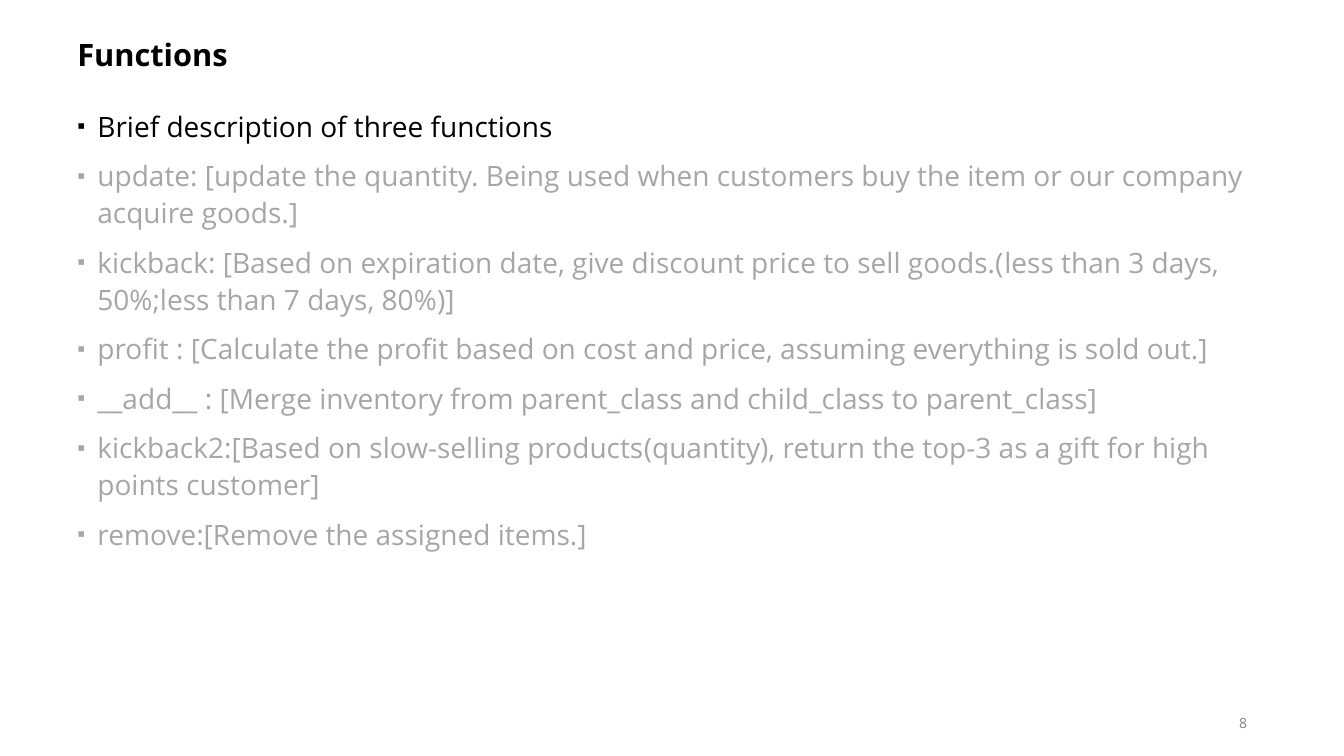
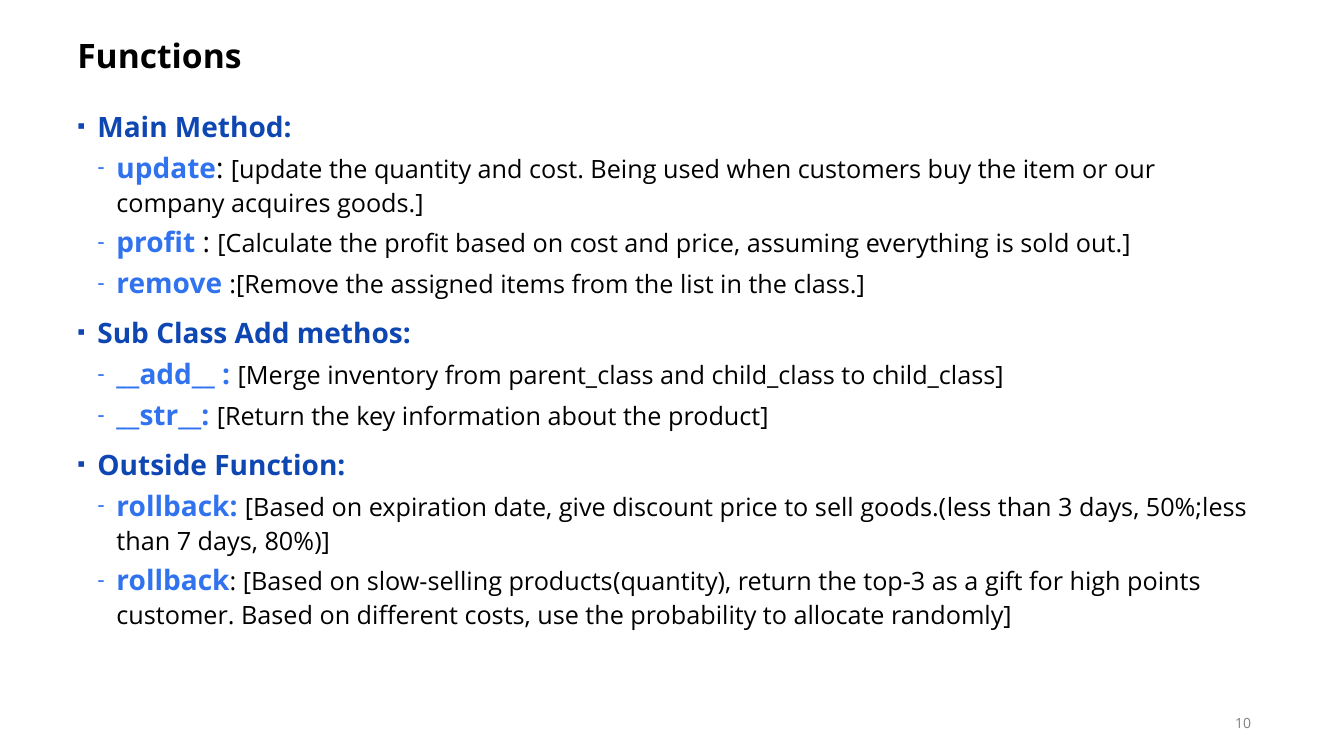
Before and after one commit to Data533-Group-3/Project, a slide deck: slide 10 of Presentation_Group3.pptx (slide 8 before the commit). Drawn at 1344x756 pixels with LibreOffice and Linux fonts; fonts in the diff are those of the drawing. Boxes give left, top, right and bottom in pixels: in the first picture for what was removed or moved away, otherwise in the second. Text is boxed around its words. In the diff, an @@ line names an element or a change of style, - is before the commit and + after.

```diff
--- a/Presentation_Group3.pptx
+++ b/Presentation_Group3.pptx
@@ title "Functions" at <box>77,42,241,69</box>: size 22 to 24 pt @@
@@ text at <box>97,115,1155,218</box>: text changed; size 20 to 18 pt; text colour #A6A6A6 to #000000 @@
-▪ Brief description of three functions
-▪ update: [update the quantity. Being used when customers buy the item or our company acquire goods.]
-▪ kickback: [Based on expiration date, give discount price to sell goods.(less than 3 days, 50%;less than 7 days, 80%)]
+▪ Main Method:
+  – update: [update the quantity and cost. Being used when customers buy the item or our company acquires goods.]
@@ text at <box>116,230,1131,259</box>: size 20 to 18 pt in "[Calculate the profit based on cost and ..."; text colour #A6A6A6 to #3172EF, bold on in "profit"; text colour #A6A6A6 to #000000 in ": [Calculate the profit based on cost ..."; bullet ▪ to -; list level 1 to 2 in "profit : [Calculate the profit ..." @@
@@ text at <box>97,273,1247,630</box>: text changed; size 20 to 18 pt; text colour #A6A6A6 to #000000 @@
-▪ __add__ : [Merge inventory from parent_class and child_class to parent_class]
-▪ kickback2:[Based on slow-selling products(quantity), return the top-3 as a gift for high points customer]
-▪ remove:[Remove the assigned items.]
+  – remove :[Remove the assigned items from the list in the class.]
+▪ Sub Class Add methos:
+  – __add__ : [Merge inventory from parent_class and child_class to child_class]
+  – __str__: [Return the key information about the product]
+▪ Outside Function:
+  – rollback: [Based on expiration date, give discount price to sell goods.(less than 3 days, 50%;less than 7 days, 80%)]
+  – rollback: [Based on slow-selling products(quantity), return the top-3 as a gift for high points customer. Based on different costs, use the probability to allocate randomly]
@@ page number at <box>1235,718,1251,728</box>: text changed @@
-8
+10
```
Also in this commit, not shown: 8 other slides changed, 1 slide added, 1 slide removed, 2 other files.
